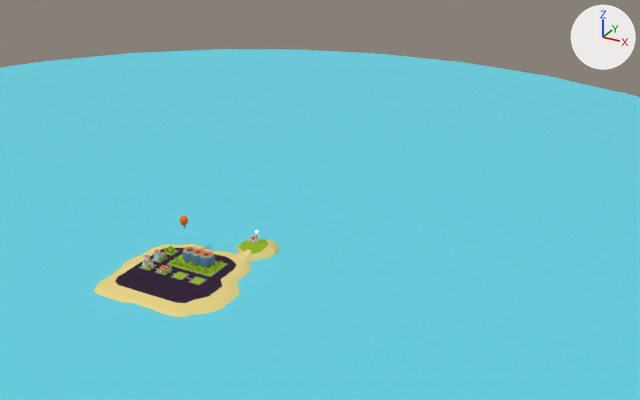
Before and after pictures for a commit that changed the glTF model public/3d/modelo-osoco.glb.
Both versions are drawn from a camera (50 mm lens) standing at (243.0, -306.0, 206.0) and looking at (27.0, 86.0, 11.0). Arrows for +X, +Y and +Z are at upper right; the lights stay in place. Where no turn or scale is listed for an object, it has been applied to the vertices.

The first picture shows 'Grid', 'Icosphere', 'edificio-osoco', 'mar'.
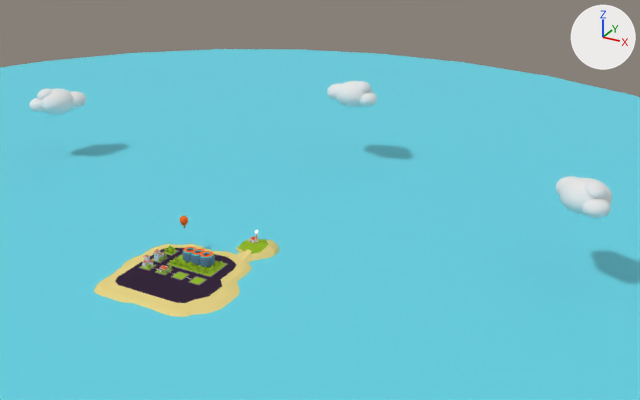
Commit message: Clouds in the sky.

Pixel boxes (x1, y1, x2, y2) of what changed, in the pictures (640 x 400 px):
'nube.002', added: after (556, 176, 612, 218)
'nube.001', added: after (29, 88, 86, 115)
'nube', added: after (327, 81, 377, 107)

What changed in the scene script:
```text
Add me_cube_005:
    me_cube_005.from_pydata(...)  # 1544 vertices, 3072 faces; spans x -7.8..21.1, y -22.4..7.8, z -7.4..9.6
    me_cube_005.materials.append(mat_faro_blanco)  # white #e7e7e7
Add me_cube_003:
    me_cube_003.from_pydata(...)  # 1544 vertices, 3072 faces; spans x -19.8..7.8, y -23.5..7.8, z -7.4..9.6
    me_cube_003.materials.append(mat_faro_blanco)  # white #e7e7e7
Add me_cube_002:
    me_cube_002.from_pydata(...)  # 1544 vertices, 3072 faces; spans x -7.7..27.7, y -12.5..10.6, z -7.4..9.6
    me_cube_002.materials.append(mat_faro_blanco)  # white #e7e7e7
Add ob_nube_002:
    ob_nube_002 = bpy.data.objects.new('nube.002', me_cube_005)
    ob_nube_002.location = (159.9, 94.5, 41.3)
Add ob_nube_001:
    ob_nube_001 = bpy.data.objects.new('nube.001', me_cube_003)
    ob_nube_001.location = (-163.4, 102.1, 34.7)
Add ob_nube:
    ob_nube = bpy.data.objects.new('nube', me_cube_002)
    ob_nube.location = (-11.1, 181.1, 41.3)
```
